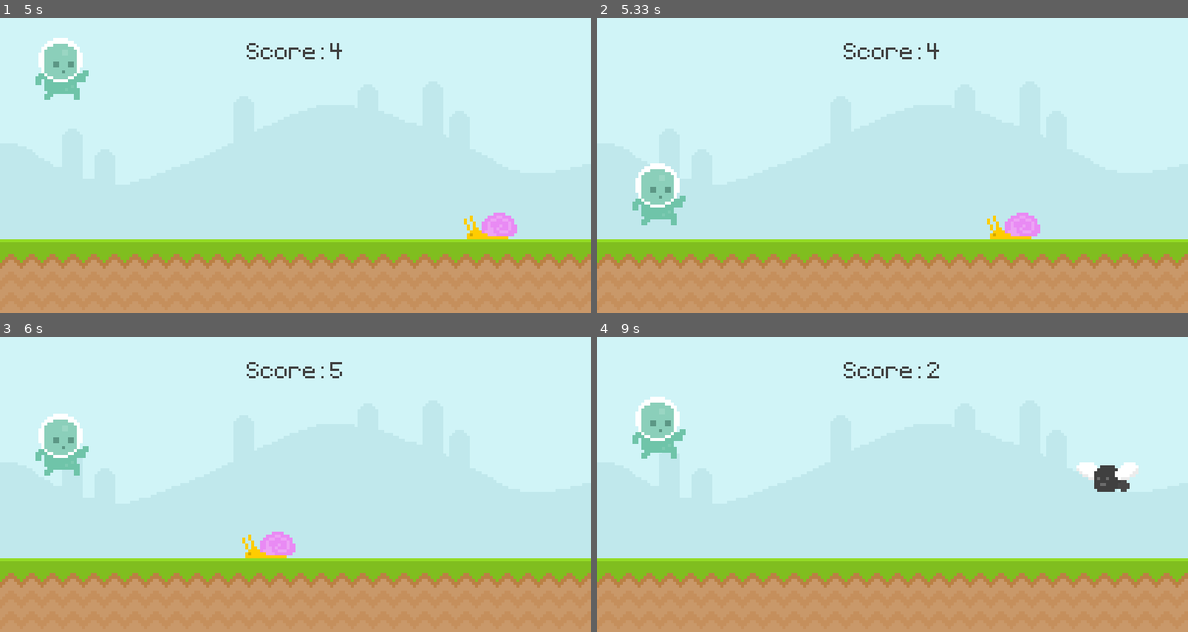
Above: before the commit, frames 1-4 (two rows, left to right).
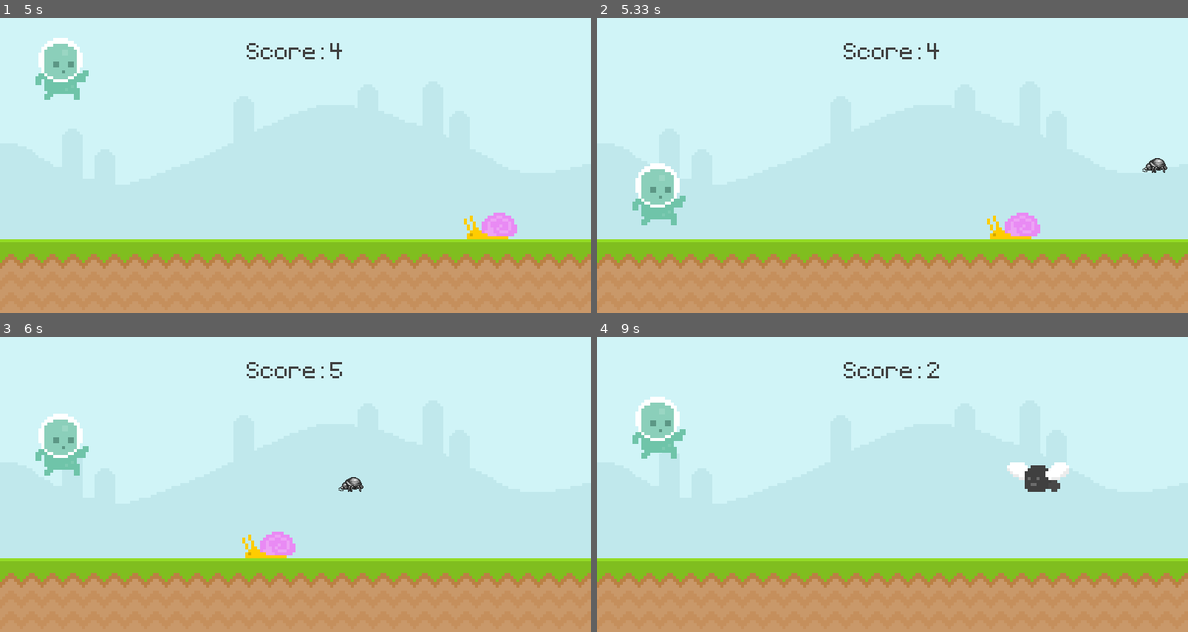
Above: after the commit, the same moments.

Repository: pchachicho/pygame-sng201
Game: pygame game, started from runner.py
Two runs of this game, one before a commit and one after it. Both use one fixed random seed, a clock stepped at 60 frames per second and the inputs below.
Inputs:
- Up to frame 1 (5 s): tap Space at 0.33, 3.17, 3.57, 3.87, 4.07, 4.4, 4.7, 4.9 s
- Up to frame 2 (5.33 s): tap Space at 5.2 s
- Up to frame 3 (6 s): tap Space at 5.47, 5.8 s
- Up to frame 4 (9 s): tap Space at 6.1, 6.23, 6.63, 6.93, 7.7, 8, 8.2, 8.5 s

Frame 1 is identical in both runs. In frame 2, 0.1% of the frame differs, in the area x 92-97%, y 47-53%; in frame 3, 0.1%; in frame 4, 1.4%, in the area x 69-92%, y 42-53%.

Commit message:
added beetle

Diff:
--- a/enemies.py
+++ b/enemies.py
@@ -10,6 +10,10 @@
 SNAIL_FRAMES = [
     pygame.image.load('graphics/snail/snail1.png'),
     pygame.image.load('graphics/snail/snail2.png')
+]
+BEETLE_FRAMES = [
+    pygame.image.load('graphics/beetle1.png'),
+    pygame.image.load('graphics/beetle2.png')
 ]
 
 
@@ -29,7 +33,7 @@
 
         self.image = self.frames[int(self.frame_index)]
 
-        self.rect.x -= 5
+        self.rect.x -= 7
         if self.rect.right < 0:
             self.kill()
 
@@ -53,3 +57,23 @@
         self.rect.x -= 5
         if self.rect.right < 0:
             self.kill()
+
+class Beetle(pygame.sprite.Sprite):
+    def __init__(self):
+        super().__init__()
+
+        self.frames = BEETLE_FRAMES
+        self.frame_index = 0
+        self.image = self.frames[self.frame_index]
+        self.rect = self.image.get_rect(midbottom=(random.randint(900, 1100), 210))
+
+    def update(self):
+        self.frame_index += 0.1
+        if self.frame_index >= len(self.frames):
+            self.frame_index = 0
+
+        self.image = self.frames[int(self.frame_index)]
+
+        self.rect.x -= 7
+        if self.rect.right < 0:
+            self.kill()
--- a/runner.py
+++ b/runner.py
@@ -4,7 +4,7 @@
 import sys
 import time
 import splash
-from enemies import Fly, Snail
+from enemies import Fly, Snail, Beetle
 from player import Player
 pygame.init()
 
@@ -65,6 +65,8 @@
                 enemies.add(Fly())
             elif x == 2:
                 enemies.add(Snail())
+            elif x == 3:
+                enemies.add(Beetle())
             enemies.update()
             enemies.draw(screen)
 
